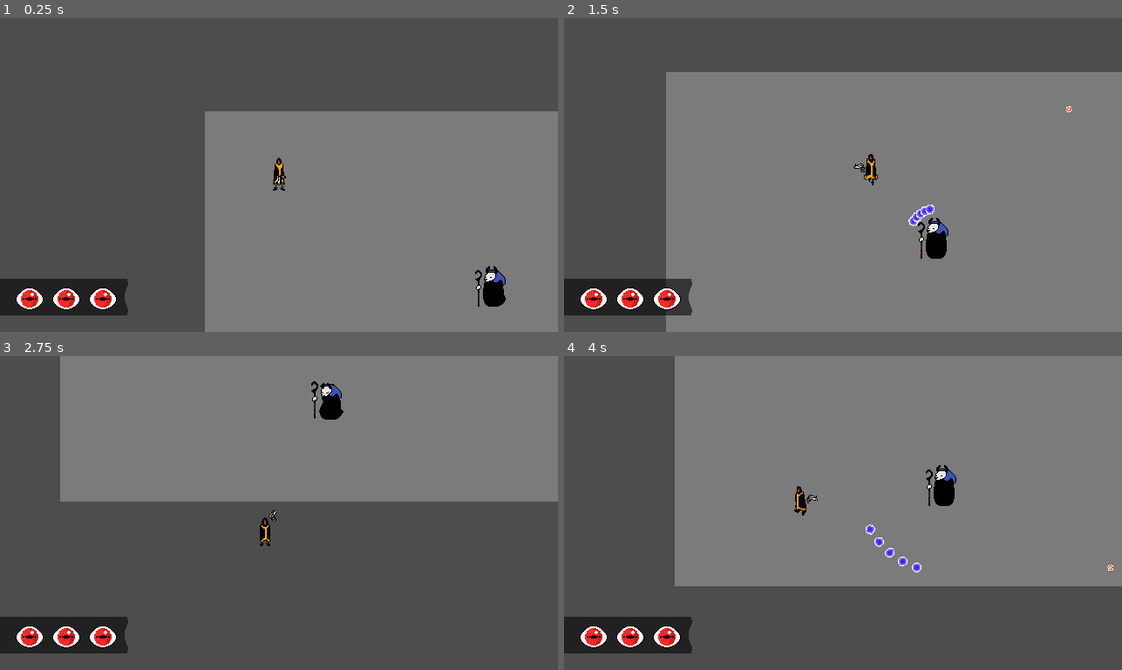
Above: before the commit, frames 1-4 (two rows, left to right).
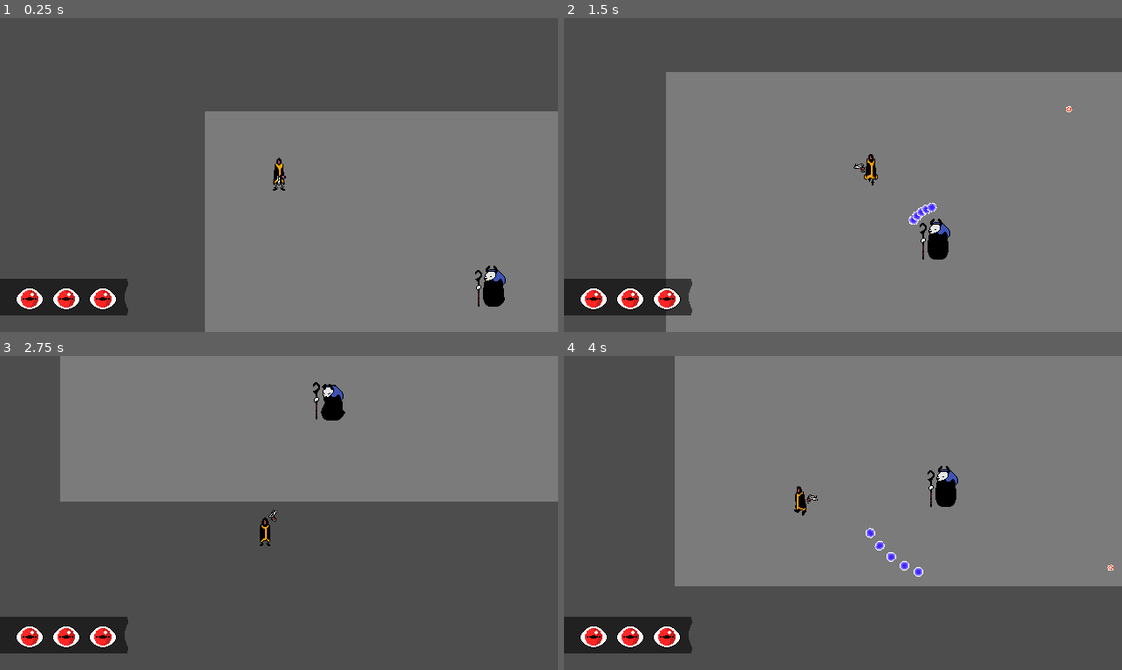
Above: after the commit, the same moments.

Repository: Lukko-Digital/WellesleyGameJam2024
Game: Godot game, scene res://src/main.tscn
Two runs of this game, one before a commit and one after it. Both use one fixed random seed, a clock stepped at 60 frames per second and the inputs below.
Inputs (mouse positions are in pixels of both pictures, inside the frame that each line leads up to):
- Up to frame 1 (0.25 s): no input
- Up to frame 2 (1.5 s): move the mouse to (965, 159) at 0.52 s; press the mouse at (965, 159) at 0.53 s; hold D (right) 0.53-1.28 s; move the mouse to (731, 190) at 1.27 s; release the mouse at (731, 190) at 1.28 s; hold S (down) from 1.28 s (still down); click (731, 190) at 1.35 s
- Up to frame 3 (2.75 s): move the mouse to (334, 443) at 2.02 s; release S (down) at 2.03 s; hold D (right) from 2.03 s (still down); hold Shift (roll) from 2.03 s (still down); click (334, 443) at 2.3 s
- Up to frame 4 (4 s): move the mouse to (815, 575) at 2.77 s; release D (right) at 2.78 s; release Shift (roll) at 2.78 s; hold W (up) 2.78-3.53 s; click (815, 575) at 2.85 s; move the mouse to (1010, 560) at 3.52 s; press the mouse at (1010, 560) at 3.53 s; hold A (left) from 3.53 s (still down)

The runs differ from the first frame. In frame 1, less than 0.1% of the frame differs, in the area x 86-91%, y 78-92%; in frame 2, 0.4%; in frame 3, 0.2%; in frame 4, 0.5%, in the area x 54-71%, y 34-71%.

Commit message:
tweak hitboxes

Diff:
--- a/src/enemies/ranged_guy.tscn
+++ b/src/enemies/ranged_guy.tscn
@@ -74,8 +74,8 @@
 }]
 
 [sub_resource type="CapsuleShape2D" id="CapsuleShape2D_p51o4"]
-radius = 11.0
-height = 42.0
+radius = 13.0
+height = 48.0
 
 [node name="ranged_guy" type="Node2D"]
 
@@ -86,12 +86,14 @@
 
 [node name="AnimatedSprite2D" type="AnimatedSprite2D" parent="enemy"]
 sprite_frames = SubResource("SpriteFrames_5xe8q")
-animation = &"idle"
+animation = &"walk"
+frame_progress = 0.827339
 
 [node name="staff" parent="enemy" instance=ExtResource("4_yogfi")]
+animation = &"attack"
 
 [node name="CollisionShape2D" type="CollisionShape2D" parent="enemy"]
-position = Vector2(2, 3)
+position = Vector2(1, 0)
 shape = SubResource("CapsuleShape2D_p51o4")
 
 [node name="AttackRay" type="RayCast2D" parent="enemy"]
--- a/src/player/player.tscn
+++ b/src/player/player.tscn
@@ -570,8 +570,8 @@
 }]
 
 [sub_resource type="CapsuleShape2D" id="CapsuleShape2D_rgnxm"]
-radius = 5.0
-height = 36.0
+radius = 7.0
+height = 38.0
 
 [node name="player" type="CharacterBody2D" groups=["player"]]
 collision_layer = 2
@@ -582,6 +582,7 @@
 animation = &"idle_back"
 
 [node name="CollisionShape2D" type="CollisionShape2D" parent="."]
+position = Vector2(0, -1)
 shape = SubResource("CapsuleShape2D_rgnxm")
 
 [node name="ui" parent="." instance=ExtResource("2_2xssp")]
